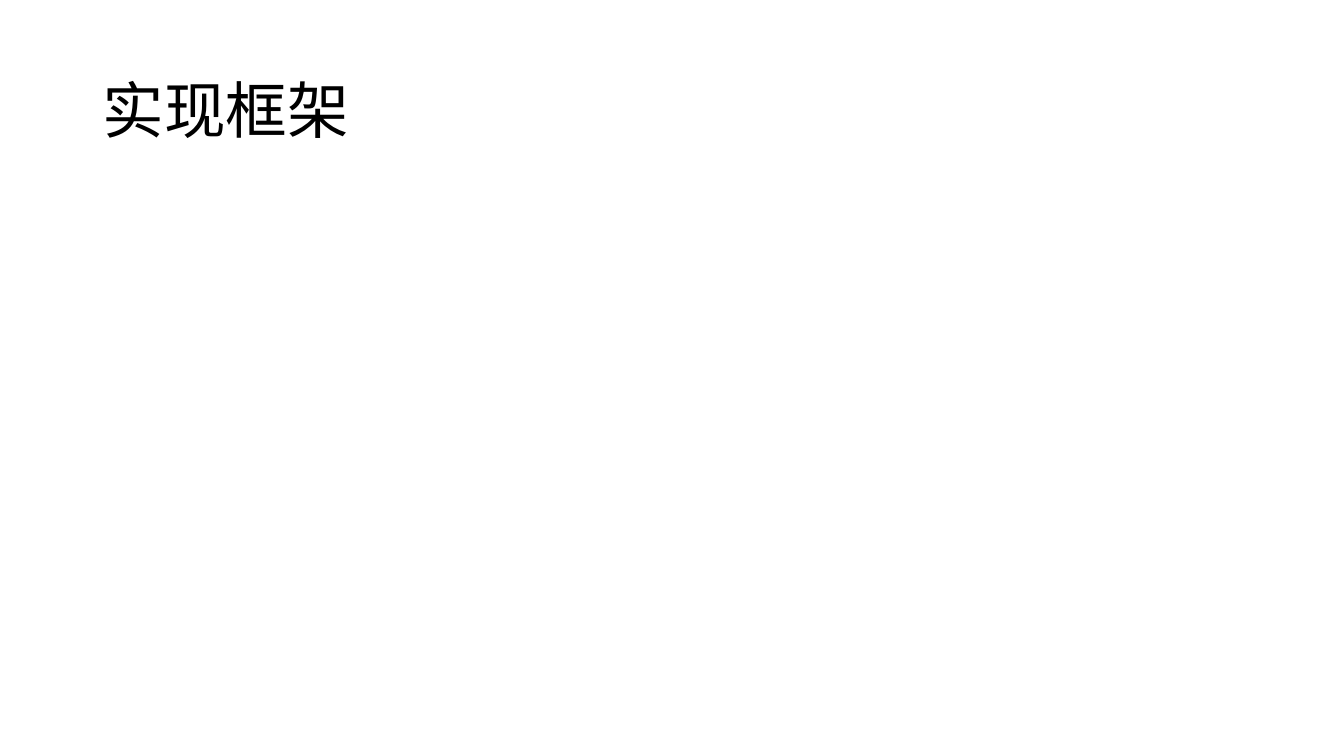
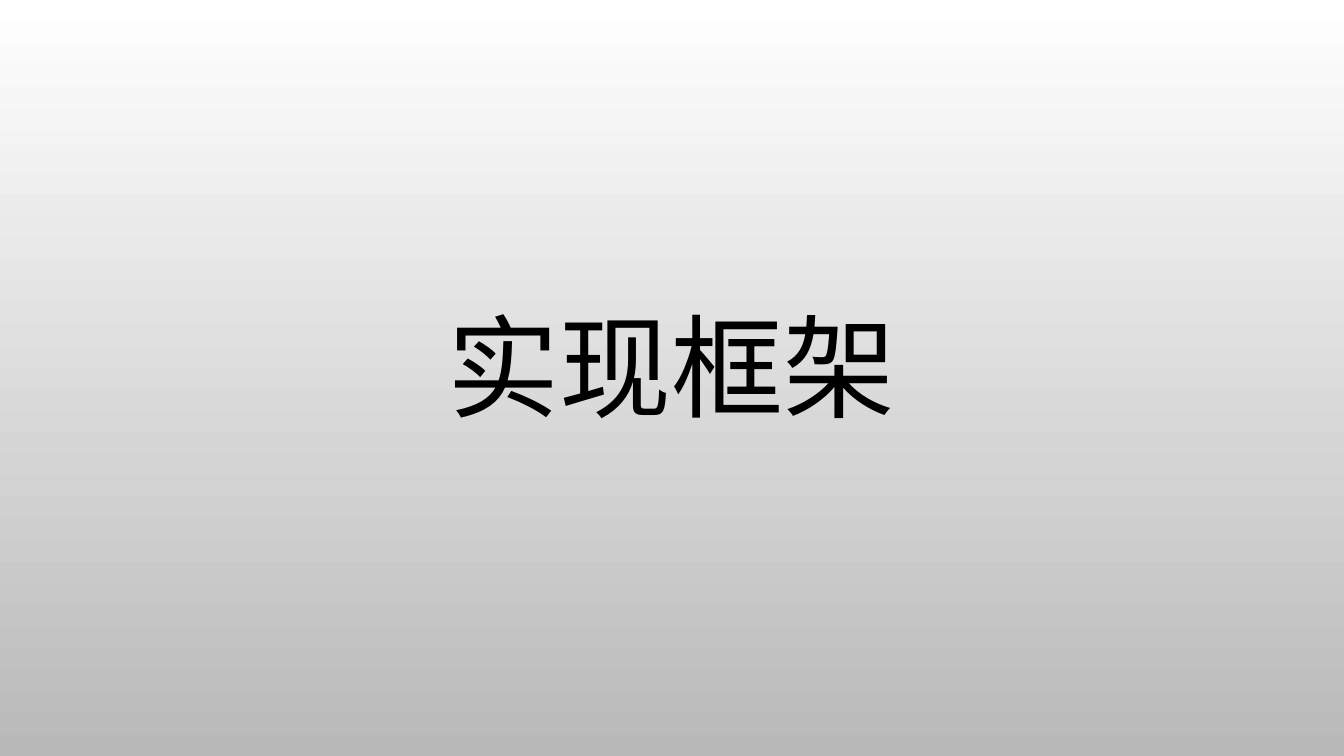
Before and after one commit to susie682/752-project, a slide deck: slide 15 of Commerce Product Recommendation with Spark ML-PPT - V2.pptx. Drawn at 1344x756 pixels with LibreOffice and Linux fonts; fonts in the diff are those of the drawing; background and template pictures are left out. Boxes give left, top, right and bottom in pixels: in the first picture for what was removed or moved away, otherwise in the second. Text is boxed around its words. In the diff, an @@ line names an element or a change of style, - is before the commit and + after.

Commit message:
format

```diff
--- a/Commerce Product Recommendation with Spark ML-PPT - V2.pptx
+++ b/Commerce Product Recommendation with Spark ML-PPT - V2.pptx
@@ background #FFFFFF to picture (left out) @@
@@ title "实现框架": place and size @@
-title "实现框架" at [102,81,348,138]
+title "实现框架" at [448,314,896,418]
@@ title "实现框架" at [448,314,896,418]: size 44 to 80 pt, font Noto Sans CJK SC to Calibri; alignment left to centre @@
```
Also in this commit, not shown: 14 other slides changed.
